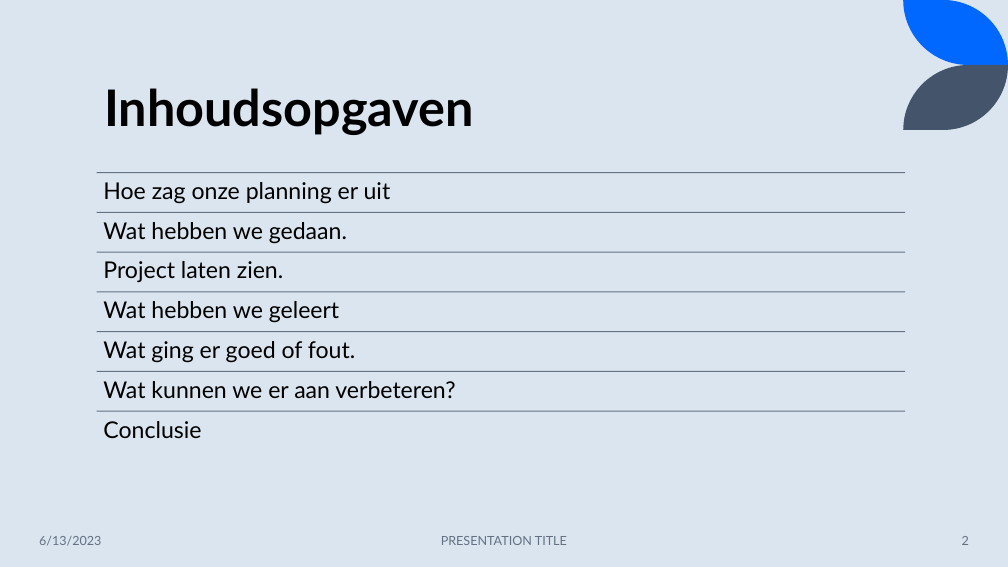
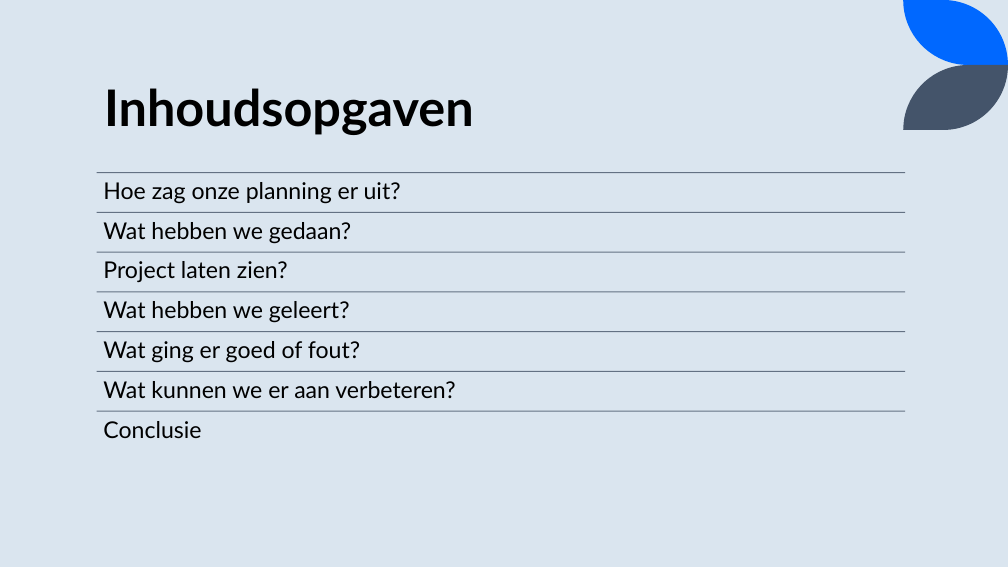
Before and after one commit to Bodilukepoels/Voedselbank-Maaskantje, a slide deck: slide 2 of Examen opdracht.pptx. Drawn at 1008x567 pixels with LibreOffice and Linux fonts; fonts in the diff are those of the drawing. Boxes give left, top, right and bottom in pixels: in the first picture for what was removed or moved away, otherwise in the second. Text is boxed around its words. In the diff, an @@ line names an element or a change of style, - is before the commit and + after.

```diff
--- a/Examen opdracht.pptx
+++ b/Examen opdracht.pptx
@@ text at <box>103,182,401,204</box>: text changed @@
-Hoe zag onze planning er uit
+Hoe zag onze planning er uit?
@@ text at <box>103,222,351,244</box>: text changed @@
-Wat hebben we gedaan.
+Wat hebben we gedaan?
@@ text at <box>103,261,288,283</box>: text changed @@
-Project laten zien.
+Project laten zien?
@@ text at <box>103,301,350,323</box>: text changed @@
-Wat hebben we geleert
+Wat hebben we geleert?
@@ text at <box>103,341,360,363</box>: text changed @@
-Wat ging er goed of fout.
+Wat ging er goed of fout?
@@ text removed at <box>39,536,101,546</box> @@
-6/13/2023
@@ text removed at <box>441,536,567,545</box> @@
-PRESENTATION TITLE
@@ page number removed at <box>962,536,969,545</box> @@
-2
```
Also in this commit, not shown: 2 other slides changed, 5 slides added, 10 slides removed.
